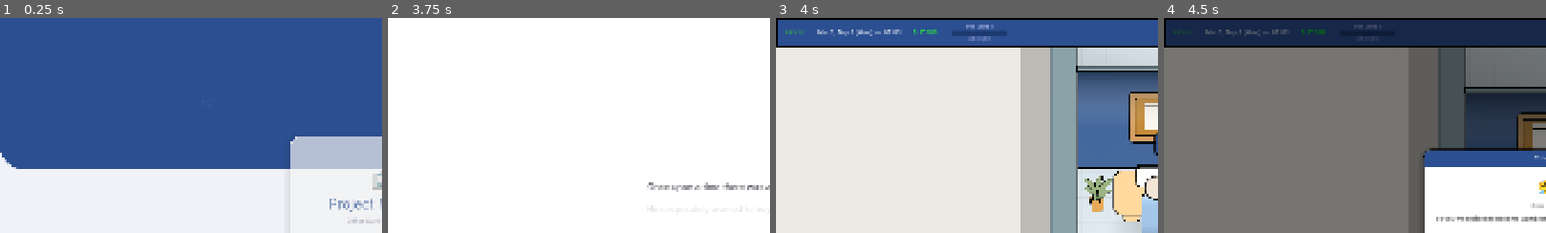
Above: before the commit, frames 1-4 (left to right).
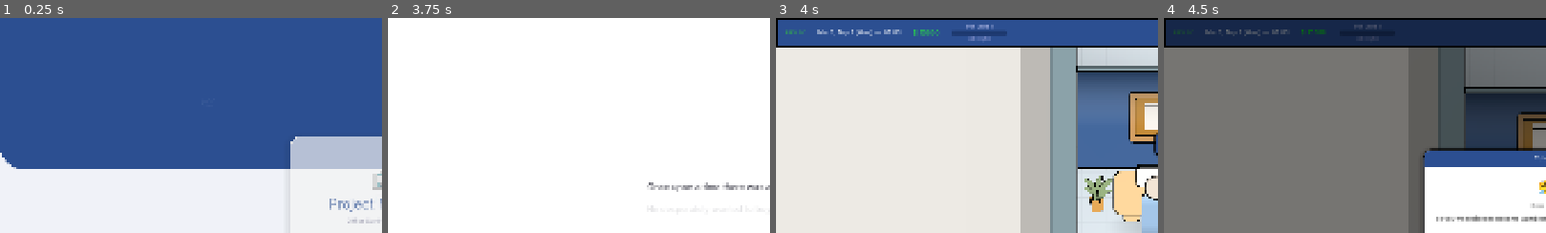
Above: after the commit, the same moments.

Repository: Esca69/project-manager-sim
Game: Godot game, scene res://Scenes/main_menu.tscn
The game is run twice, just before and just after one commit, with the same random seed, the same clock (stepped at 60 frames per second) and the same inputs. Sound files missing from this copy of the repository are replaced by a short silence.
Inputs (mouse positions are % of the whole screen's width and height, from its top left):
- Up to frame 1 (0.25 s): no input
- Up to frame 2 (3.75 s): click "🆕 New Game" at 0.5 s; tap Enter at 1.25, 2.75 s; move the mouse to (72, 45) at 1.27 s; hold Right (ui_right) 1.28-2.03 s; tap E (interact) at 1.35 s; click (72, 45) at 1.42 s; tap Space at 2, 3.5 s; move the mouse to (30, 55) at 2.02 s; hold Down (ui_down) 2.03-2.78 s; tap Q (motivate) at 2.1 s; move the mouse to (60, 28) at 2.77 s; hold Right (ui_right) 2.78-3.53 s; tap R (no_toilet) at 2.85 s; move the mouse to (45, 70) at 3.52 s; hold Up (ui_up) from 3.53 s (still down); tap 4 (speed_10x) at 3.6 s; click (45, 70) at 3.67 s
- Up to frame 3 (4 s): keep holding Up (ui_up)
- Up to frame 4 (4.5 s): move the mouse to (80, 65) at 4.27 s; release Up (ui_up) at 4.28 s; hold Left (ui_left) from 4.28 s (still down); hold 1 (speed_1x) from 4.28 s (still down)
The pictures show only the part of the screen within x 0-50%, y 0-50%; the shares and areas given below are measured in that part.

Frames 1-2 are identical in both runs. In frame 3, 0.1% of the frame differs, in the area x 36-43%, y 5-9%; in frame 4, nothing differs.

Commit message:
Fix Screen Juice visual bugs: toast style, floating text, bounce, chat sparkles, mood ring, confetti
Co-authored-by: Esca69 <259692183+Esca69@users.noreply.github.com>
Agent-Logs-Url: https://github.com/Esca69/project-manager-sim/sessions/aaae2db4-2a5b-418b-b68b-8ecfdc4360fc

Diff:
--- a/Scripts/chat_sparkle_effect.gd
+++ b/Scripts/chat_sparkle_effect.gd
@@ -12,6 +12,7 @@
 
 const PARTICLE_COUNT: int = 5
 const FLIGHT_DURATION: float = 1.5
+const MAX_CASCADE_DELAY: float = 0.3  # максимальная задержка старта для каскадного эффекта
 
 func _ready():
 	process_mode = Node.PROCESS_MODE_ALWAYS
@@ -25,8 +26,8 @@
 func _spawn_particles():
 	for i in range(PARTICLE_COUNT):
 		_particles.append({
-			"progress": 0.0,
-			"arc_offset": randf_range(-30.0, 30.0),
+			"progress": -randf_range(0.0, MAX_CASCADE_DELAY),  # разброс старта для каскадного эффекта
+			"arc_offset": randf_range(-35.0, 35.0),
 		})
 
 func _process(delta: float):
@@ -43,9 +44,11 @@
 
 func _draw():
 	for p in _particles:
+		if p["progress"] < 0.0:
+			continue  # ещё не стартовала
 		var t = minf(p["progress"], 1.0)
 		var pos = start_pos.lerp(end_pos, t) + Vector2(0.0, p["arc_offset"] * sin(t * PI))
 		var local_pos = pos - global_position
 		var c = spark_color
 		c.a = 1.0 - t
-		draw_circle(local_pos, 3.0, c)
+		draw_circle(local_pos, 4.0, c)
--- a/Scripts/confetti_effect.gd
+++ b/Scripts/confetti_effect.gd
@@ -5,14 +5,14 @@
 # ============================================================
 
 var _particles: Array = []
-var _lifetime: float = 2.5
+var _lifetime: float = 4.0
 var _elapsed: float = 0.0
 var _alpha: float = 1.0
 
 const GRAVITY: float = 280.0
-const PARTICLE_COUNT_MIN: int = 40
-const PARTICLE_COUNT_MAX: int = 60
-const FADE_START: float = 1.8
+const PARTICLE_COUNT_MIN: int = 50
+const PARTICLE_COUNT_MAX: int = 80
+const FADE_START: float = 2.8
 const PARTICLE_COLORS: Array = [
 	Color(0.2, 0.8, 0.3),    # зелёный
 	Color(0.2, 0.7, 1.0),    # голубой
--- a/Scripts/mood_ring_effect.gd
+++ b/Scripts/mood_ring_effect.gd
@@ -7,8 +7,8 @@
 
 var ring_color: Color = Color(0.2, 0.9, 0.3, 1.0)
 var _elapsed: float = 0.0
-var _max_radius: float = 40.0
-var _duration: float = 0.4
+var _max_radius: float = 60.0
+var _duration: float = 0.8
 var _current_radius: float = 0.0
 var _current_alpha: float = 1.0
 
@@ -23,10 +23,11 @@
 
 	var t = _elapsed / _duration
 	_current_radius = _max_radius * t
-	_current_alpha = 1.0 - t
+	# ease-out для плавного затухания (квадратичная кривая)
+	_current_alpha = (1.0 - t) * (1.0 - t)
 	queue_redraw()
 
 func _draw():
 	var c = ring_color
 	c.a = _current_alpha
-	draw_arc(Vector2.ZERO, _current_radius, 0.0, TAU, 32, c, 3.0)
+	draw_arc(Vector2.ZERO, _current_radius, 0.0, TAU, 32, c, 4.0)
--- a/Scripts/screen_juice.gd
+++ b/Scripts/screen_juice.gd
@@ -6,11 +6,11 @@
 # ============================================================
 
 const MAX_TOASTS: int = 5
-const TOAST_WIDTH: float = 320.0
+const TOAST_WIDTH: float = 360.0
 const TOAST_MARGIN_RIGHT: float = 12.0
 const TOAST_MARGIN_TOP: float = 60.0
 const TOAST_SPACING: float = 8.0
-const TOAST_SHOW_DURATION: float = 3.5
+const TOAST_SHOW_DURATION: float = 6.0
 const TOAST_FADE_DURATION: float = 0.5
 const TOAST_SLIDE_DURATION: float = 0.3
 
@@ -48,7 +48,7 @@
 	var label = Label.new()
 	label.text = text
 	label.add_theme_color_override("font_color", color)
-	label.add_theme_font_size_override("font_size", 18)
+	label.add_theme_font_size_override("font_size", 24)
 	if UITheme:
 		UITheme.apply_font(label, "bold")
 	label.process_mode = Node.PROCESS_MODE_ALWAYS
@@ -61,8 +61,8 @@
 
 	var tween = label.create_tween()
 	tween.set_parallel(true)
-	tween.tween_property(label, "position", start_pos + Vector2(0.0, -40.0), 1.2)
-	tween.tween_property(label, "modulate:a", 0.0, 1.2)
+	tween.tween_property(label, "position", start_pos + Vector2(0.0, -55.0), 2.0)
+	tween.tween_property(label, "modulate:a", 0.0, 2.0)
 	tween.chain().tween_callback(label.queue_free)
 
 # Хелперы для game_state.gd (нет прямого доступа к лейблам)
@@ -128,34 +128,48 @@
 	toast.custom_minimum_size = Vector2(TOAST_WIDTH, 0.0)
 
 	var style = StyleBoxFlat.new()
-	style.bg_color = Color(0.08, 0.08, 0.12, 0.85)
-	style.corner_radius_top_left = 10
-	style.corner_radius_top_right = 10
-	style.corner_radius_bottom_left = 10
-	style.corner_radius_bottom_right = 10
-	style.content_margin_left = 12.0
-	style.content_margin_right = 12.0
-	style.content_margin_top = 8.0
-	style.content_margin_bottom = 8.0
+	# Синий фон вместо чёрного, под стиль игры
+	style.bg_color = Color(0.14, 0.25, 0.45, 0.93)
+	style.corner_radius_top_left = 12
+	style.corner_radius_top_right = 12
+	style.corner_radius_bottom_left = 12
+	style.corner_radius_bottom_right = 12
+	style.content_margin_left = 14.0
+	style.content_margin_right = 14.0
+	style.content_margin_top = 10.0
+	style.content_margin_bottom = 10.0
+	# Тонкая светлая рамка для стиля
+	style.border_width_top = 1
+	style.border_width_bottom = 1
+	style.border_width_left = 1
+	style.border_width_right = 1
+	style.border_color = Color(0.4, 0.55, 0.8, 0.5)
+	# Тень
+	style.shadow_color = Color(0, 0, 0, 0.2)
+	style.shadow_size = 4
 	toast.add_theme_stylebox_override("panel", style)
 
 	var hbox = HBoxContainer.new()
-	hbox.add_theme_constant_override("separation", 8)
+	hbox.add_theme_constant_override("separation", 10)
 	toast.add_child(hbox)
 
 	var emoji_label = Label.new()
 	emoji_label.text = emoji
-	emoji_label.add_theme_font_size_override("font_size", 16)
+	emoji_label.add_theme_font_size_override("font_size", 20)
 	emoji_label.vertical_alignment = VERTICAL_ALIGNMENT_CENTER
 	hbox.add_child(emoji_label)
 
 	var text_label = Label.new()
 	text_label.text = text
-	text_label.add_theme_color_override("font_color", Color.WHITE)
-	text_label.add_theme_font_size_override("font_size", 13)
+	text_label.add_theme_color_override("font_color", Color(0.95, 0.95, 1.0, 1.0))
+	text_label.add_theme_font_size_override("font_size", 14)
 	text_label.autowrap_mode = TextServer.AUTOWRAP_WORD_SMART
 	text_label.size_flags_horizontal = Control.SIZE_EXPAND_FILL
 	text_label.vertical_alignment = VERTICAL_ALIGNMENT_CENTER
+	# Ограничиваем макс ширину текста чтобы панель не растягивалась
+	# 80 = emoji_width(~24) + margins(14*2) + separation(10) + buffer(18)
+	text_label.custom_minimum_size = Vector2(0, 0)
+	text_label.custom_maximum_size = Vector2(TOAST_WIDTH - 80, 60)
 	if UITheme:
 		UITheme.apply_font(text_label, "semibold")
 	hbox.add_child(text_label)
@@ -203,12 +217,12 @@
 		return
 	var flash_color = Color(0.3, 1.0, 0.4) if is_positive else Color(1.0, 0.35, 0.35)
 	var tween = node.create_tween()
-	# Фаза 1: scale up + flash (параллельно, 0.1с)
-	tween.tween_property(node, "scale", Vector2(1.15, 1.15), 0.1).set_trans(Tween.TRANS_BACK).set_ease(Tween.EASE_OUT)
-	tween.parallel().tween_property(node, "modulate", flash_color, 0.1)
+	# Фаза 1: scale up + flash (параллельно, 0.15с)
+	tween.tween_property(node, "scale", Vector2(1.3, 1.3), 0.15).set_trans(Tween.TRANS_BACK).set_ease(Tween.EASE_OUT)
+	tween.parallel().tween_property(node, "modulate", flash_color, 0.15)
 	# Фаза 2: scale back + fade to reset_color (параллельно, 0.2с)
-	tween.tween_property(node, "scale", Vector2.ONE, 0.2).set_trans(Tween.TRANS_BACK).set_ease(Tween.EASE_OUT)
-	tween.parallel().tween_property(node, "modulate", reset_color, 0.3)
+	tween.tween_property(node, "scale", Vector2.ONE, 0.2).set_trans(Tween.TRANS_BOUNCE).set_ease(Tween.EASE_OUT)
+	tween.parallel().tween_property(node, "modulate", reset_color, 0.2)
 
 # ============================================================
 # ФИЧА 5: Level-Up эффект над головой NPC
@@ -274,7 +288,12 @@
 	sparkle.set_script(sparkle_script)
 	sparkle.process_mode = Node.PROCESS_MODE_ALWAYS
 	sparkle.z_index = 99
-	npc_a.add_child(sparkle)
+	# Добавляем в мировую сцену, а не в NPC, чтобы координаты не плыли
+	var world = npc_a.get_tree().current_scene
+	if world:
+		world.add_child(sparkle)
+	else:
+		npc_a.add_child(sparkle)
 	var color = Color(0.2, 0.9, 0.3, 1.0) if is_positive else Color(1.0, 0.3, 0.3, 1.0)
 	var from = npc_a.global_position + Vector2(0.0, -60.0)
 	var to = npc_b.global_position + Vector2(0.0, -60.0)
